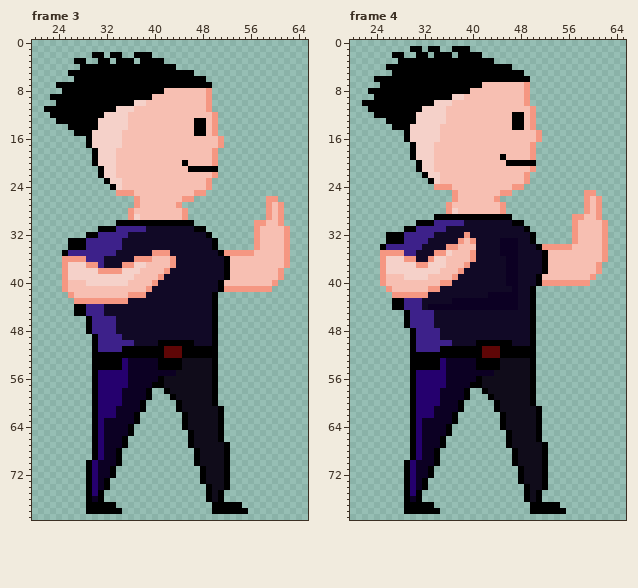
Two states of a pixel-art file, raw/SlickIdle80.aseprite. Above, as it was before the edit.
80x80 pixels, 7 frames. Shown: frame 3: x 20..65, y 0..79; frame 4: x 20..65, y 0..79.
Now the later version:
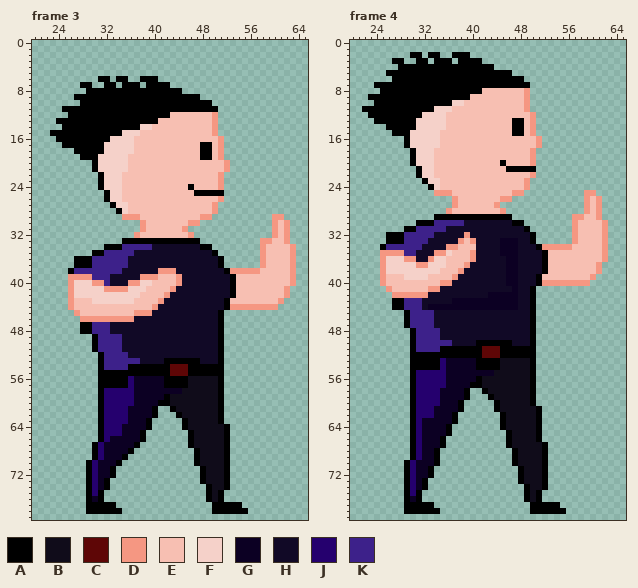
Palette (. is transparent): A #000000  B #100c1a  C #5e0606  D #f59782  E #f7bfb2  F #f5d1c9  G #0c0023  H #110926  J #25006e  K #3d218a
The author wrote: More actions added to code. Idle animation improved
The edit:
Changed rows in their new state; - is an unchanged pixel.
Frame 3:
first column x 22:
 2 --------..-..--...------------------------
 3 -----..--..-...-....----------------------
 4 ------................--------------------
 5 ----.....................-----------------
 6 -----....--.--..---........---------------
 7 --....--..--.---.----.......--------------
 8 ---....-------------AAA.....--------------
 9 -....-------------AAAAAAAA..--------------
10 --....---------AAAAAAAAAAAAA--------------
11 ...---------AAAAAAAAAAAAAAAAA-------------
12 -...------AAAAAAAAAAA---------------------
13 ---------AAAAAAAAAA------EE---------------
14 ---A-----AAAAAAAFF-------EE---------------
15 -AAAA---AAAAAFFF---------EE---------------
16 --AAAAA-AAA--FF---------------------------
17 ---AAAA-AA---FF-----------AA--------------
18 -----AAA-A--FFF-----------AAED------------
19 ------AA----FF------------AAED------------
20 ------------FF---------E----EED-----------
21 --------AF--FF----------EEEEEED-----------
22 ------------F---------------ED------------
23 ---------AF----------------EED------------
24 ---------AFF------------A--EED------------
25 ----------AFFEE----------AAAAA------------
26 ----------AFFEEE-------EEEEEED-------..---
27 -----------AFFEE------EEEEEED--------...--
28 ------------AFE--------EEEEED--------...--
29 -------------D-D-------EEEDD---------.D---
30 ------------....DEEEEEEEDD---------...DED-
31 ---------.......DEEEEEED...--------...D---
32 -------........DEEEEEEEED...-------...D---
33 ----.........AAAAAAAAAAAAA...------.DD----
34 ----......AAAKKKKK--------AA.------.D---ED
35 ---.....AA--KKK---HHH-------A.......D---ED
36 ---..AAA--KKKK-HHHHHHH-------A......D---ED
37 ---..AAAK-KKKKHHHHHHHH-------A......D---ED
38 ---.AKKKKKKKKHHHHHHD-D---------DDDDD---EED
39 ---.DDDDKKKHHHHHDDDEEED-------HA-------EED
40 ---.DFF-DDKHHHDDFFEEEED------HHA------EEED
41 ---.DFFFFFDDDDFFFEEEED-------HHAEEEEEEEED-
42 -----FFFFFFFFFFFEEEED-------HHHAEEEEEEEED-
43 ----DEEEFFFFFFFEEEED--------HHAEEEEEEEED--
44 ----DEEEEEEEEEEEEED---------HHADDDDDDDD---
45 -----DEEEEEEEEEDDD----------HA------------
46 ------DDDDDDDDD-------------HA------------
47 ------A----H----------------HA------------
48 ------A----H----------------HA------------
49 ----------------------------HA------------
50 -------------HH----HHHHHH---HA------------
51 -------------HHHHHHHHHHHHHHHHA------------
52 --------.-KKKKHHHHHHHHHHHHHHHA------------
53 --------.-KKKKKKHHHH---AAAHHHA------------
54 --------.-KKKKAAAAA--CCCAAAA-A------------
55 --------.AAAAAAAAAAAACCCAAAA-A------------
56 --------.AAAAAJ----GAAAA----BA------------
57 --------.AAAAAJ---GGAAAA----BA------------
58 --------.A---JJ--GGGGGG-----BA------------
59 --------.A---JJ--GGGAB------BA------------
60 --------.A---JJ-GGGAABB-----BA------------
61 --------.A--JJ--GGA--AB-------------------
62 --------.A--JJ-GGGA---AB------------------
63 --------.AJJJJ-GGA------------------------
64 --------.AJJJ-GGGA-----------BA-----------
65 --------.AJJJ-GGA------------BA-----------
66 --------.AJ--GGGA------------BA-----------
67 -------------GGA--------------------------
68 ------------GGA---------------------------
69 ------------GA----------------------------
Frame 4:
first column x 22:
 1 --------..-..--...------------
 2 -----..-A-.A-..A--..----------
 3 -----A-..--.---.----..--------
 4 ----..----------------...-----
 5 ----A--------------------..---
 6 --...----------------------.--
 7 --A-----------------AAAAAAAA--
 8 -..---------------AA----------
 9 -A-------------AAA------------
10 ..----------AAAFF-------------
11 A---------AA--F------------D.-
12 -A-------A---------------EE---
13 --AA--------------------------
14 ----A---A----F----------------
15 -----AA------------------AA-D.
17 -------AF---F---------------ED
19 -----------------------E------
20 --------AF-------------AEEEED-
21 ------------------------AAAAA-
22 ---------AF-E--------------ED-
23 ----------AF------------------
24 -----------AFEE----------EED--
25 ------------DDDE-------EEDD---
26 ----------------------EDD-----
27 --------------.D------D.------
28 ---------------E--------------
Where, in picture pixels (left, top, right, bottom), the same in both pictures:
changed: (44, 52, 296, 460)
changed: (362, 46, 542, 214)
